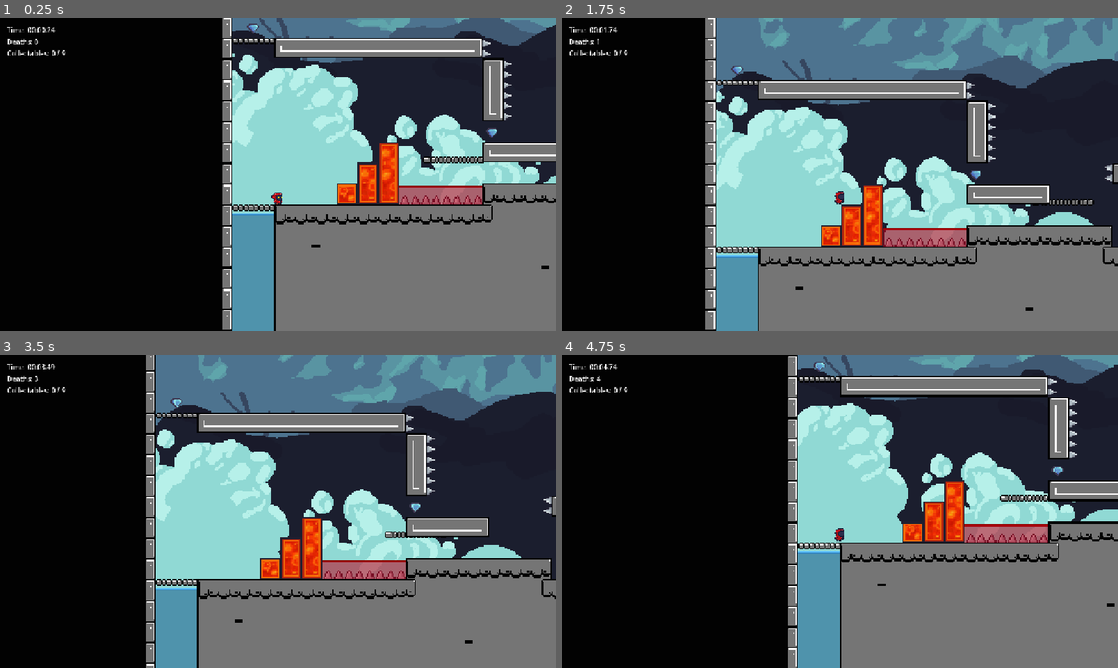
Above: before the commit, frames 1-4 (two rows, left to right).
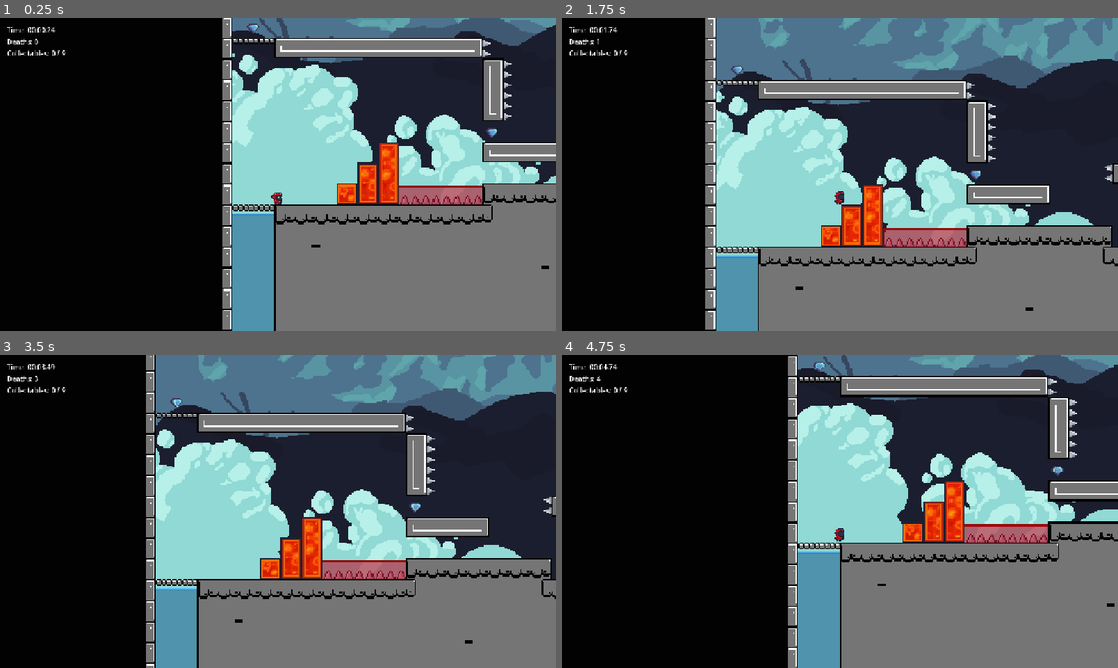
Above: after the commit, the same moments.

Repository: kornelmrozcs/final-year-platformer
Game: Godot game, scene res://scenes/world/level_1.tscn
Same seed, same stepped clock (60 frames per second), same inputs: the game is played once before the commit and once after it. Sound files missing from this copy of the repository are replaced by a short silence.
Inputs:
- Up to frame 1 (0.25 s): no input
- Up to frame 2 (1.75 s): hold D (move_right) from 0.53 s (still down); tap Space (jump) at 0.77, 1.52 s
- Up to frame 3 (3.5 s): release D (move_right) at 2.03 s; hold A (move_left) 2.03-2.78 s; hold D (move_right) from 2.78 s (still down); tap Space (jump) at 3.02 s
- Up to frame 4 (4.75 s): tap Space (jump) at 3.77, 4.52 s; release D (move_right) at 4.28 s; hold A (move_left) from 4.28 s (still down)

The runs differ from the first frame. In frame 1, 0.2% of the frame differs, in the area x 76-87%, y 44-47%; in frame 2, 0.2%; in frame 3, less than 0.1%; in frame 4, 0.2%.

Commit message:
change in mover structure - moving saw - its linear for now

Diff:
--- /dev/null
+++ b/scenes/hazards/moving_saw.tscn
@@ -0,0 +1,94 @@
+[gd_scene format=3 uid="uid://bp7lurgrvb53e"]
+
+[ext_resource type="Script" uid="uid://b5m01omf3aq2i" path="res://scripts/hazards/moving_saw.gd" id="1_5uble"]
+[ext_resource type="Script" uid="uid://0d3ua6uqm7qh" path="res://scripts/movement/linear_mover.gd" id="1_6xq15"]
+[ext_resource type="Texture2D" uid="uid://c6cljvgkxi048" path="res://assets/sprites/hazards/saw_on.png" id="2_gpqn5"]
+
+[sub_resource type="AtlasTexture" id="AtlasTexture_10ug5"]
+atlas = ExtResource("2_gpqn5")
+region = Rect2(0, 0, 38, 38)
+
+[sub_resource type="AtlasTexture" id="AtlasTexture_r6ova"]
+atlas = ExtResource("2_gpqn5")
+region = Rect2(38, 0, 38, 38)
+
+[sub_resource type="AtlasTexture" id="AtlasTexture_uuodh"]
+atlas = ExtResource("2_gpqn5")
+region = Rect2(76, 0, 38, 38)
+
+[sub_resource type="AtlasTexture" id="AtlasTexture_ng1rx"]
+atlas = ExtResource("2_gpqn5")
+region = Rect2(114, 0, 38, 38)
+
+[sub_resource type="AtlasTexture" id="AtlasTexture_6cci6"]
+atlas = ExtResource("2_gpqn5")
+region = Rect2(152, 0, 38, 38)
+
+[sub_resource type="AtlasTexture" id="AtlasTexture_2qfj8"]
+atlas = ExtResource("2_gpqn5")
+region = Rect2(190, 0, 38, 38)
+
+[sub_resource type="AtlasTexture" id="AtlasTexture_677ml"]
+atlas = ExtResource("2_gpqn5")
+region = Rect2(228, 0, 38, 38)
+
+[sub_resource type="AtlasTexture" id="AtlasTexture_f2xi4"]
+atlas = ExtResource("2_gpqn5")
+region = Rect2(266, 0, 38, 38)
+
+[sub_resource type="SpriteFrames" id="SpriteFrames_i2ekv"]
+animations = [{
+"frames": [],
+"loop": true,
+"name": &"default",
+"speed": 5.0
+}, {
+"frames": [{
+"duration": 1.0,
+"texture": SubResource("AtlasTexture_10ug5")
+}, {
+"duration": 1.0,
+"texture": SubResource("AtlasTexture_r6ova")
+}, {
+"duration": 1.0,
+"texture": SubResource("AtlasTexture_uuodh")
+}, {
+"duration": 1.0,
+"texture": SubResource("AtlasTexture_ng1rx")
+}, {
+"duration": 1.0,
+"texture": SubResource("AtlasTexture_6cci6")
+}, {
+"duration": 1.0,
+"texture": SubResource("AtlasTexture_2qfj8")
+}, {
+"duration": 1.0,
+"texture": SubResource("AtlasTexture_677ml")
+}, {
+"duration": 1.0,
+"texture": SubResource("AtlasTexture_f2xi4")
+}],
+"loop": true,
+"name": &"spin",
+"speed": 5.0
+}]
+
+[sub_resource type="CircleShape2D" id="CircleShape2D_5uble"]
+radius = 17.0
+
+[node name="MovingSaw" type="Area2D" unique_id=463323808]
+script = ExtResource("1_5uble")
+animation_speed = 4.0
+
+[node name="AnimatedSprite2D" type="AnimatedSprite2D" parent="." unique_id=868719577]
+sprite_frames = SubResource("SpriteFrames_i2ekv")
+animation = &"spin"
+autoplay = "spin"
+frame_progress = 0.9589054
+
+[node name="CollisionShape2D" type="CollisionShape2D" parent="." unique_id=542107158]
+shape = SubResource("CircleShape2D_5uble")
+
+[node name="LinearMover" type="Node" parent="." unique_id=1974382556]
+script = ExtResource("1_6xq15")
+metadata/_custom_type_script = "uid://0d3ua6uqm7qh"
--- a/scenes/platforms/moving_platform.tscn
+++ b/scenes/platforms/moving_platform.tscn
@@ -1,12 +1,14 @@
 [gd_scene format=3 uid="uid://dle5i361hdp8e"]
 
 [ext_resource type="Script" uid="uid://0d3ua6uqm7qh" path="res://scripts/movement/linear_mover.gd" id="1_227ts"]
+[ext_resource type="Script" uid="uid://cye2gmbbnl71k" path="res://scripts/platforms/moving_platform.gd" id="1_cce0p"]
 [ext_resource type="Texture2D" uid="uid://bnn8jl0srs5k5" path="res://assets/tilemaps/free_tiles.png" id="1_s0r1n"]
 
 [sub_resource type="RectangleShape2D" id="RectangleShape2D_s0r1n"]
 size = Vector2(48, 4)
 
 [node name="MovingPlatform" type="AnimatableBody2D" unique_id=585725445]
+script = ExtResource("1_cce0p")
 
 [node name="Sprite2D" type="Sprite2D" parent="." unique_id=856027047]
 texture = ExtResource("1_s0r1n")
--- a/scenes/world/level_1.tscn
+++ b/scenes/world/level_1.tscn
@@ -79,4 +79,11 @@
 [node name="Collectable9" parent="Collectables" parent_id_path=PackedInt32Array(1676786546) index="8" unique_id=212523744 instance=ExtResource("3_638m0")]
 position = Vector2(-16, 569)
 
+[node name="MovingPlatform" parent="Plaftorms" parent_id_path=PackedInt32Array(594021160) index="0" unique_id=585725445]
+position = Vector2(207, 64)
+
+[node name="MovingSaw" parent="." index="11" unique_id=463323808]
+position = Vector2(205, 112)
+
 [editable path="ParallaxBackground"]
+[editable path="Plaftorms/MovingPlatform"]
--- a/scenes/world/level_2.tscn
+++ b/scenes/world/level_2.tscn
@@ -42,8 +42,19 @@
 
 [node name="MovingPlatform" parent="Plaftorms" parent_id_path=PackedInt32Array(594021160) index="0" unique_id=585725445]
 position = Vector2(215, 611)
+wait_time = 0.4
+
+[node name="LinearMover" parent="Plaftorms/MovingPlatform" index="3" unique_id=952406164]
+wait_time = 0.4
 
 [node name="MovingPlatform3" parent="Plaftorms" parent_id_path=PackedInt32Array(594021160) index="1" unique_id=368166068 instance=ExtResource("3_4xqcg")]
 position = Vector2(36, 433)
 
+[node name="MovingSaw" parent="Hazards" parent_id_path=PackedInt32Array(1423184231) index="0" unique_id=463323808]
+position = Vector2(115, 388)
+move_offset = Vector2(64, 0)
+travel_time = 4.0
+wait_time = 0.35
+
 [editable path="ParallaxBackground"]
+[editable path="Plaftorms/MovingPlatform"]
--- a/scenes/world/level_template.tscn
+++ b/scenes/world/level_template.tscn
@@ -12,6 +12,7 @@
 [ext_resource type="PackedScene" uid="uid://ypefq5svn5u7" path="res://scenes/interactables/portal.tscn" id="5_21vdc"]
 [ext_resource type="PackedScene" uid="uid://ci5p2na6aqoqh" path="res://scenes/interactables/collectable.tscn" id="6_78oux"]
 [ext_resource type="PackedScene" uid="uid://dle5i361hdp8e" path="res://scenes/platforms/moving_platform.tscn" id="12_gpohp"]
+[ext_resource type="PackedScene" uid="uid://bp7lurgrvb53e" path="res://scenes/hazards/moving_saw.tscn" id="13_sk85y"]
 
 [sub_resource type="TileSetAtlasSource" id="TileSetAtlasSource_v4y73"]
 texture = ExtResource("1_p8h2d")
@@ -686,5 +687,10 @@
 [node name="MovingPlatform" parent="Plaftorms" unique_id=585725445 instance=ExtResource("12_gpohp")]
 position = Vector2(123, 670)
 
+[node name="Hazards" type="Node" parent="." unique_id=1423184231]
+
+[node name="MovingSaw" parent="Hazards" unique_id=463323808 instance=ExtResource("13_sk85y")]
+position = Vector2(147, 574)
+
 [editable path="ParallaxBackground"]
 [editable path="Plaftorms/MovingPlatform"]
--- /dev/null
+++ b/scripts/hazards/moving_saw.gd
@@ -0,0 +1,115 @@
+@tool
+extends Area2D
+class_name MovingSaw
+
+
+@export var mover_path: NodePath = NodePath("LinearMover")
+@export var sprite_path: NodePath = NodePath("AnimatedSprite2D")
+
+@export var active: bool = true:
+	set(value):
+		active = value
+		_apply_mover_settings()
+
+@export var move_offset: Vector2 = Vector2(128.0, 0.0):
+	set(value):
+		move_offset = value
+		_apply_mover_settings()
+		queue_redraw()
+
+@export var travel_time: float = 2.0:
+	set(value):
+		travel_time = value
+		_apply_mover_settings()
+
+@export var wait_time: float = 0.15:
+	set(value):
+		wait_time = value
+		_apply_mover_settings()
+
+@export var starts_towards_end: bool = true:
+	set(value):
+		starts_towards_end = value
+		_apply_mover_settings()
+
+@export var show_path_preview: bool = true:
+	set(value):
+		show_path_preview = value
+		queue_redraw()
+
+@export var animation_speed: float = 12.0:
+	set(value):
+		animation_speed = value
+		_apply_animation_settings()
+
+@export var death_reason: String = "saw hazard"
+
+var sprite: AnimatedSprite2D
+
+
+func _ready() -> void:
+	sprite = get_node_or_null(sprite_path) as AnimatedSprite2D
+
+	_apply_mover_settings()
+	_apply_animation_settings()
+	queue_redraw()
+
+	# keep this here so the scene works without manual signal setup
+	if not body_entered.is_connected(_on_body_entered):
+		body_entered.connect(_on_body_entered)
+
+
+func _draw() -> void:
+	if not Engine.is_editor_hint():
+		return
+
+	if not show_path_preview:
+		return
+
+	# show saw travel path in the editor
+	draw_line(Vector2.ZERO, move_offset, Color(1.0, 0.3, 0.3, 0.9), 2.0)
+	draw_circle(move_offset, 4.0, Color(1.0, 0.3, 0.3, 0.9))
+
+
+func _apply_mover_settings() -> void:
+	if not is_inside_tree():
+		return
+
+	var mover: LinearMover = get_node_or_null(mover_path) as LinearMover
+	if mover == null:
+		return
+
+	mover.target_path = NodePath("..")
+	mover.use_end_point = false
+	mover.move_offset = move_offset
+	mover.active = active
+	mover.travel_time = travel_time
+	mover.wait_time = wait_time
+	mover.starts_towards_end = starts_towards_end
+
+	if not Engine.is_editor_hint():
+		mover.refresh_positions()
+
+
+func _apply_animation_settings() -> void:
+	if not is_inside_tree():
+		return
+
+	if sprite == null:
+		sprite = get_node_or_null(sprite_path) as AnimatedSprite2D
+
+	if sprite == null:
+		return
+
+	sprite.speed_scale = animation_speed
+
+	if sprite.sprite_frames != null and sprite.sprite_frames.has_animation("spin"):
+		sprite.play("spin")
+
+
+func _on_body_entered(body: Node) -> void:
+	if not body.is_in_group("player"):
+		return
+
+	if body.has_method("request_respawn"):
+		body.request_respawn(death_reason + ": " + name)
--- a/scripts/movement/linear_mover.gd
+++ b/scripts/movement/linear_mover.gd
@@ -5,7 +5,7 @@
 @export var target_path: NodePath = NodePath("..")
 @export var end_point_path: NodePath = NodePath("../EndPoint")
 
-@export var use_end_point: bool = true
+@export var use_end_point: bool = false
 @export var move_offset: Vector2 = Vector2(128.0, 0.0)
 
 @export var active: bool = true
@@ -21,6 +21,10 @@
 
 
 func _ready() -> void:
+	refresh_positions()
+
+
+func refresh_positions() -> void:
 	target = get_node_or_null(target_path) as Node2D
 
 	if target == null:
@@ -30,6 +34,7 @@
 	start_position = target.global_position
 	end_position = _get_end_position()
 	moving_towards_end = starts_towards_end
+	wait_timer = 0.0
 
 
 func _physics_process(delta: float) -> void:
--- /dev/null
+++ b/scripts/platforms/moving_platform.gd
@@ -0,0 +1,75 @@
+@tool
+extends AnimatableBody2D
+class_name MovingPlatform
+
+
+@export var mover_path: NodePath = NodePath("LinearMover")
+
+@export var active: bool = true:
+	set(value):
+		active = value
+		_apply_mover_settings()
+
+@export var move_offset: Vector2 = Vector2(128.0, 0.0):
+	set(value):
+		move_offset = value
+		_apply_mover_settings()
+		queue_redraw()
+
+@export var travel_time: float = 2.0:
+	set(value):
+		travel_time = value
+		_apply_mover_settings()
+
+@export var wait_time: float = 0.15:
+	set(value):
+		wait_time = value
+		_apply_mover_settings()
+
+@export var starts_towards_end: bool = true:
+	set(value):
+		starts_towards_end = value
+		_apply_mover_settings()
+
+@export var show_path_preview: bool = true:
+	set(value):
+		show_path_preview = value
+		queue_redraw()
+
+
+func _ready() -> void:
+	_apply_mover_settings()
+	queue_redraw()
+
+
+func _draw() -> void:
+	if not Engine.is_editor_hint():
+		return
+
+	if not show_path_preview:
+		return
+
+	# show where the platform will move in the editor
+	draw_line(Vector2.ZERO, move_offset, Color(0.2, 0.8, 1.0, 0.9), 2.0)
+	draw_circle(move_offset, 4.0, Color(0.2, 0.8, 1.0, 0.9))
+
+
+func _apply_mover_settings() -> void:
+	if not is_inside_tree():
+		return
+
+	var mover: LinearMover = get_node_or_null(mover_path) as LinearMover
+
+	if mover == null:
+		return
+
+	mover.target_path = NodePath("..")
+	mover.use_end_point = false
+	mover.move_offset = move_offset
+	mover.active = active
+	mover.travel_time = travel_time
+	mover.wait_time = wait_time
+	mover.starts_towards_end = starts_towards_end
+
+	if not Engine.is_editor_hint():
+		mover.refresh_positions()
Binary file added: assets/sprites/hazards/saw_off.png
Not shown, added: assets/sprites/hazards/saw_off.png.import
Binary file added: assets/sprites/hazards/saw_on.png
Not shown, added: assets/sprites/hazards/saw_on.png.import
Not shown, added: scripts/hazards/moving_saw.gd.uid
Not shown, added: scripts/platforms/moving_platform.gd.uid
